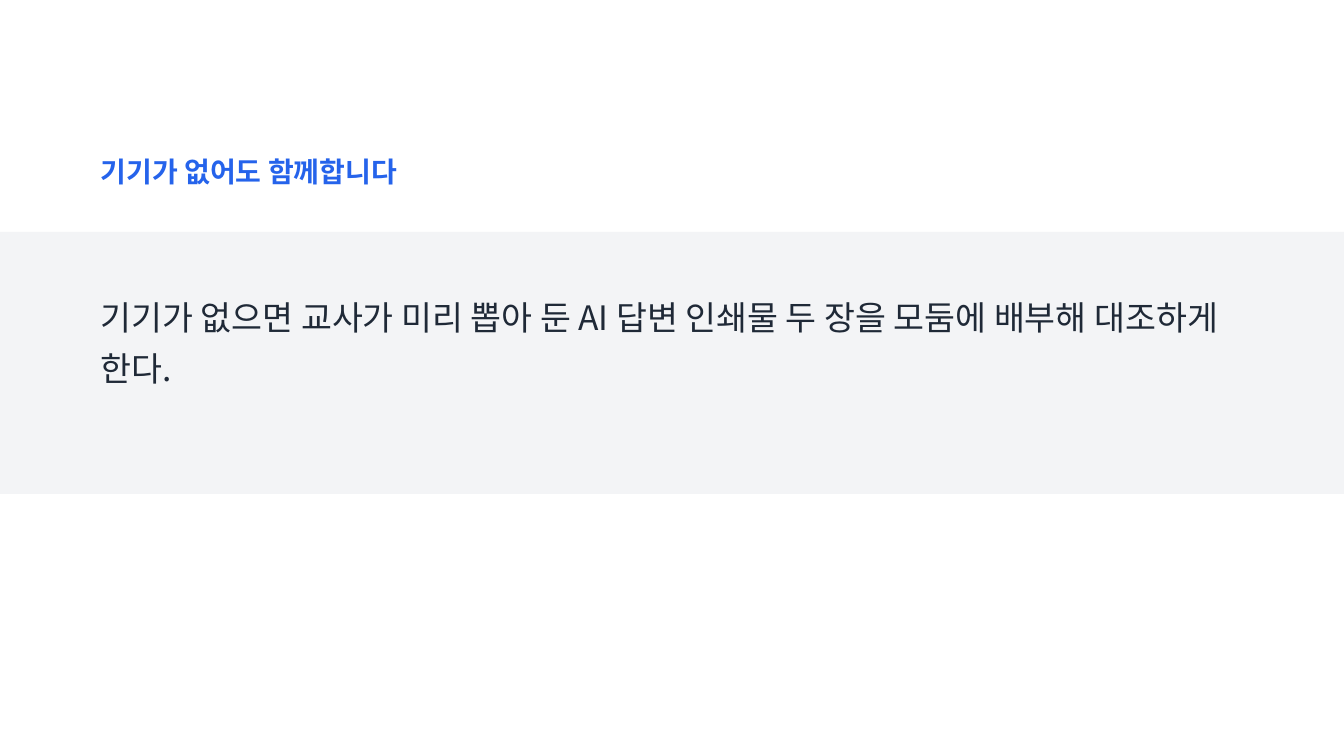
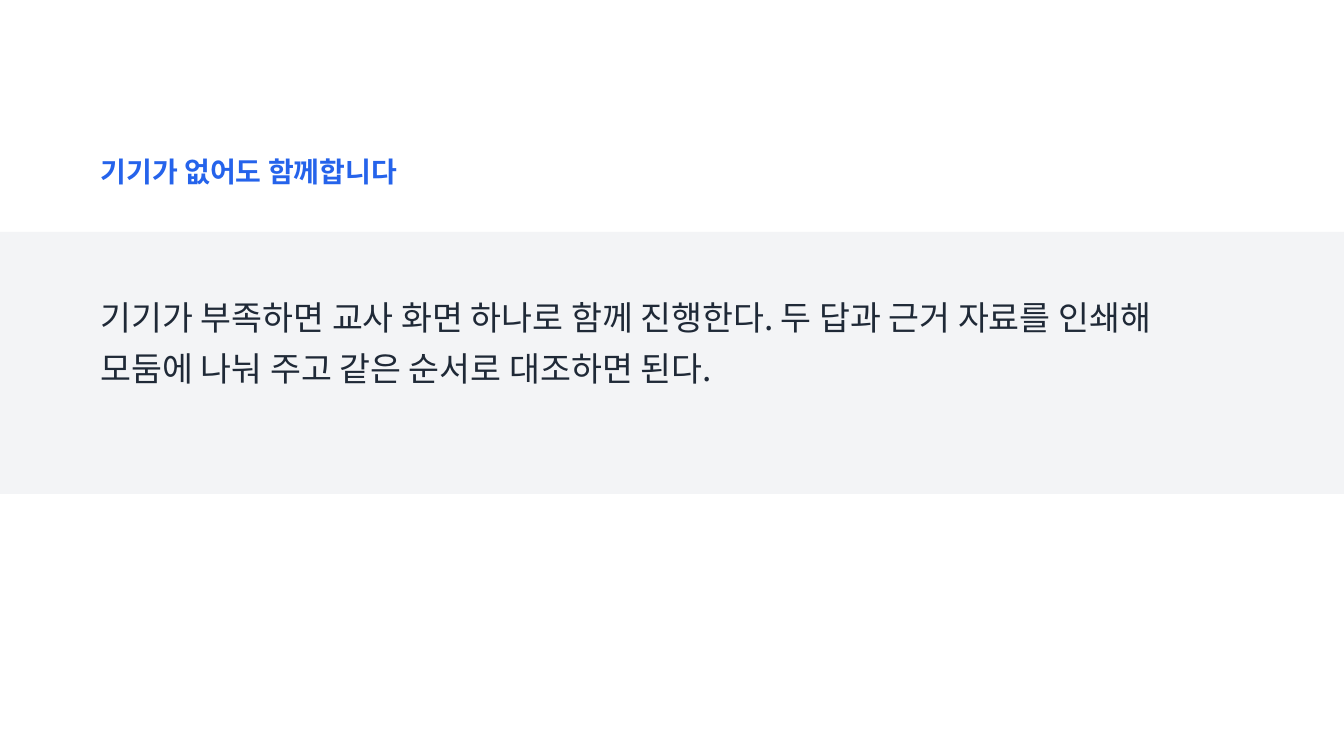
Before and after one commit to legoschool/ai-for-good, a slide deck: slide 13 of out/ppt/WISE_L02_수업.pptx (slide 8 before the commit). Drawn at 1344x756 pixels with LibreOffice and Linux fonts; fonts in the diff are those of the drawing. Boxes give left, top, right and bottom in pixels: in the first picture for what was removed or moved away, otherwise in the second. Text is boxed around its words. In the diff, an @@ line names an element or a change of style, - is before the commit and + after.

```diff
--- a/out/ppt/WISE_L02_수업.pptx
+++ b/out/ppt/WISE_L02_수업.pptx
@@ text at (101,302,1151,384): text changed @@
-기기가 없으면 교사가 미리 뽑아 둔 AI 답변 인쇄물 두 장을 모둠에 배부해 대조하게 한다.
+기기가 부족하면 교사 화면 하나로 함께 진행한다. 두 답과 근거 자료를 인쇄해 모둠에 나눠 주고 같은 순서로 대조하면 된다.
```
Also in this commit, not shown: 1 other slide changed, 5 slides added, 14 other files.
